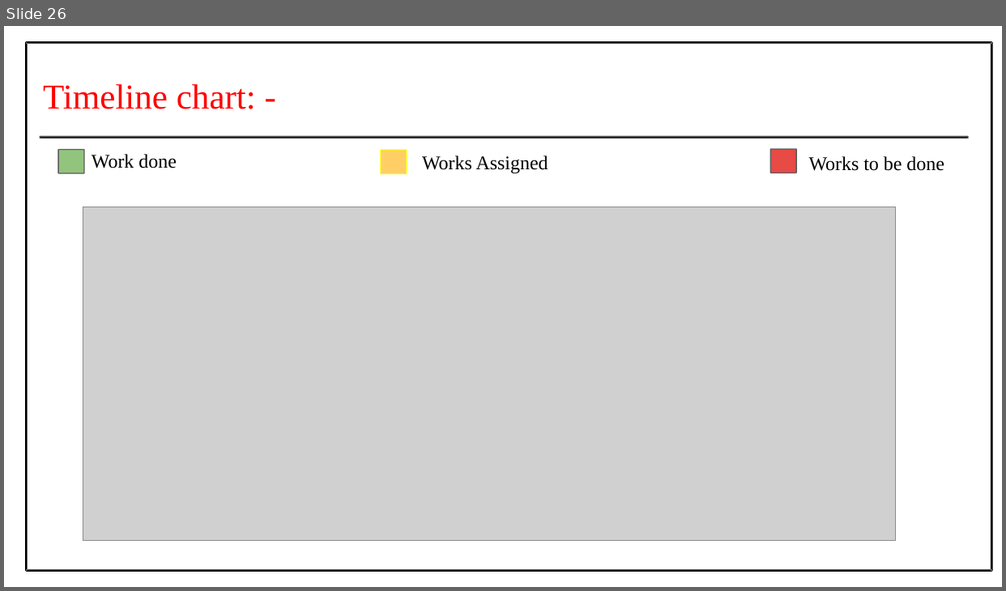
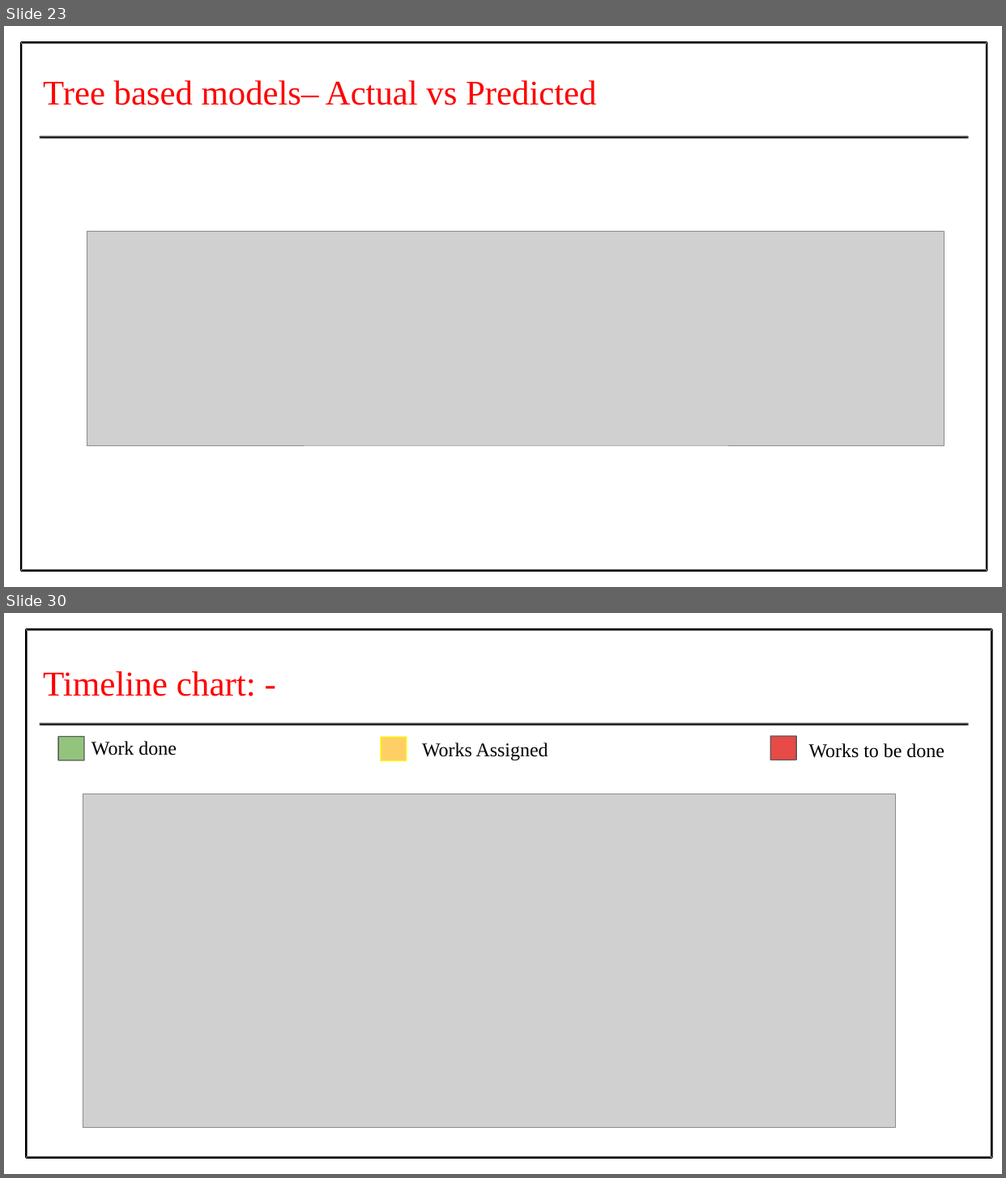
Before and after one commit to Prithiv-vijai/5g_MEC, a slide deck: Batch_4 IT-G2.pptx. Shown one above the other, each under a label of ours: slide 26 before the commit, slides 23 and 30 after it; the slides between them are not shown. The pictures are 1006x591 and 1006x1178 pixels, drawn with LibreOffice and Linux fonts; fonts in the diff are those of the drawing; grey boxes stand for pictures. Boxes give left, top, right and bottom in pixels: in the first picture for what was removed or moved away, otherwise in the second. Text is boxed around its words. In the diff, an @@ line names an element or a change of style, - is before the commit and + after.

Commit message:
first review change - categorised models (14 models)

```diff
--- a/Batch_4 IT-G2.pptx
+++ b/Batch_4 IT-G2.pptx
@@ slide 23 added at (x1=4, y1=26, x2=1002, y2=587), background #FFFFFF @@
@@ freeform shape added at (x1=20, y1=41, x2=987, y2=572), fill #000000 @@
@@ text added at (x1=43, y1=80, x2=596, y2=105), 50 pt, text #FF0000 @@
+Tree based models– Actual vs Predicted
@@ freeform shape added at (x1=40, y1=136, x2=968, y2=139), fill #000000 @@
@@ freeform shape added at (x1=40, y1=136, x2=969, y2=139), fill #595959 @@
@@ picture added at (x1=87, y1=232, x2=944, y2=446) @@
@@ what was slide 26 is now slide 30 @@
```
Also in this commit, not shown: 7 slides changed, 3 other slides added, 27 other files.
